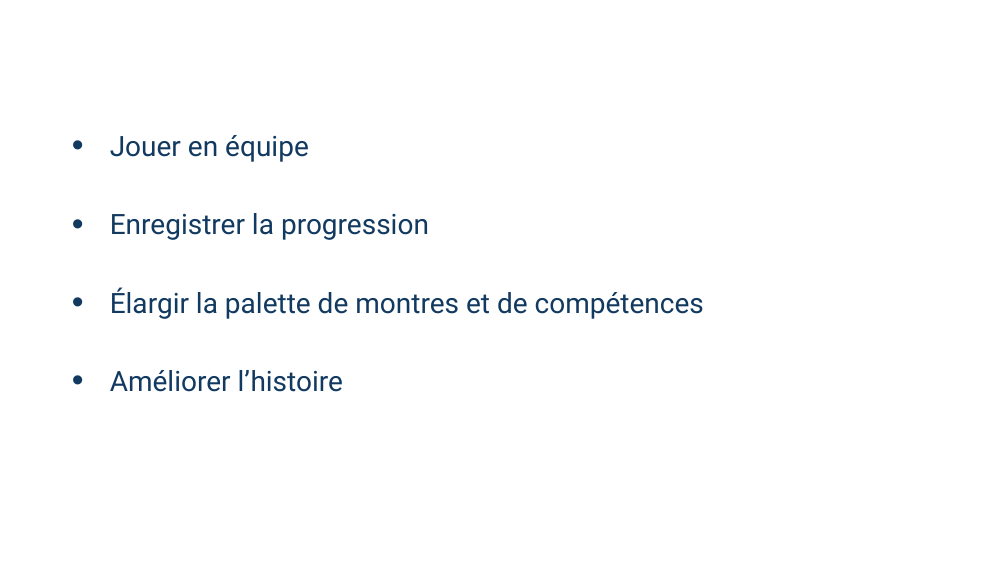
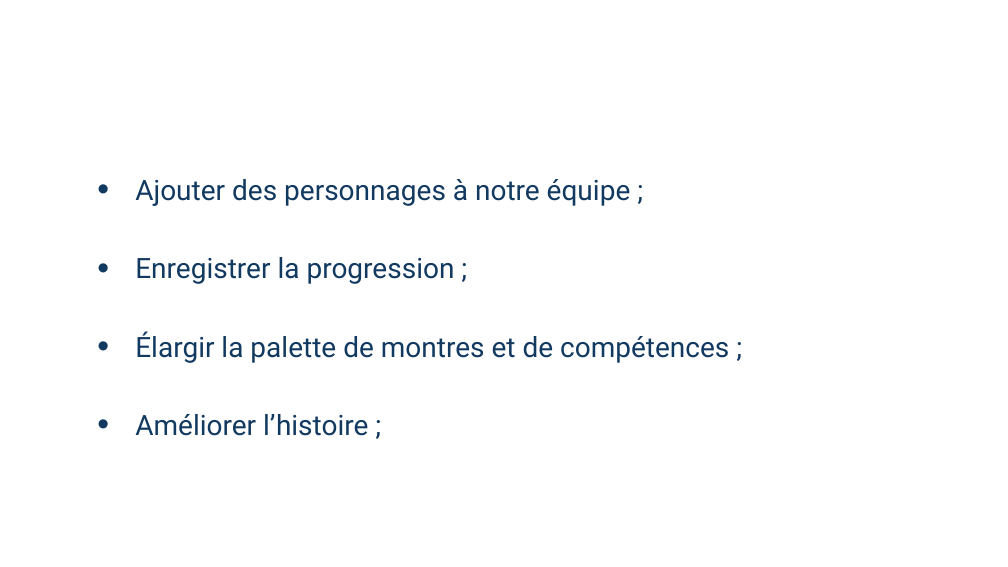
Before and after one commit to PolytechLyon-Etienne-Melanie/RPG, a slide deck: slide 12 of Diapo/DIapo.pptx. Drawn at 1008x567 pixels with LibreOffice and Linux fonts; fonts in the diff are those of the drawing; background and template pictures are left out. Boxes give left, top, right and bottom in pixels: in the first picture for what was removed or moved away, otherwise in the second. Text is boxed around its words. In the diff, an @@ line names an element or a change of style, - is before the commit and + after.

```diff
--- a/Diapo/DIapo.pptx
+++ b/Diapo/DIapo.pptx
@@ text at (135,179,729,436): text changed @@
-• Jouer en équipe
-• Enregistrer la progression
-• Élargir la palette de montres et de compétences
-• Améliorer l’histoire
+• Ajouter des personnages à notre équipe ;
+• Enregistrer la progression ;
+• Élargir la palette de montres et de compétences ;
+• Améliorer l’histoire ;
```
Also in this commit, not shown: 1 other slide changed, 6 other files.
